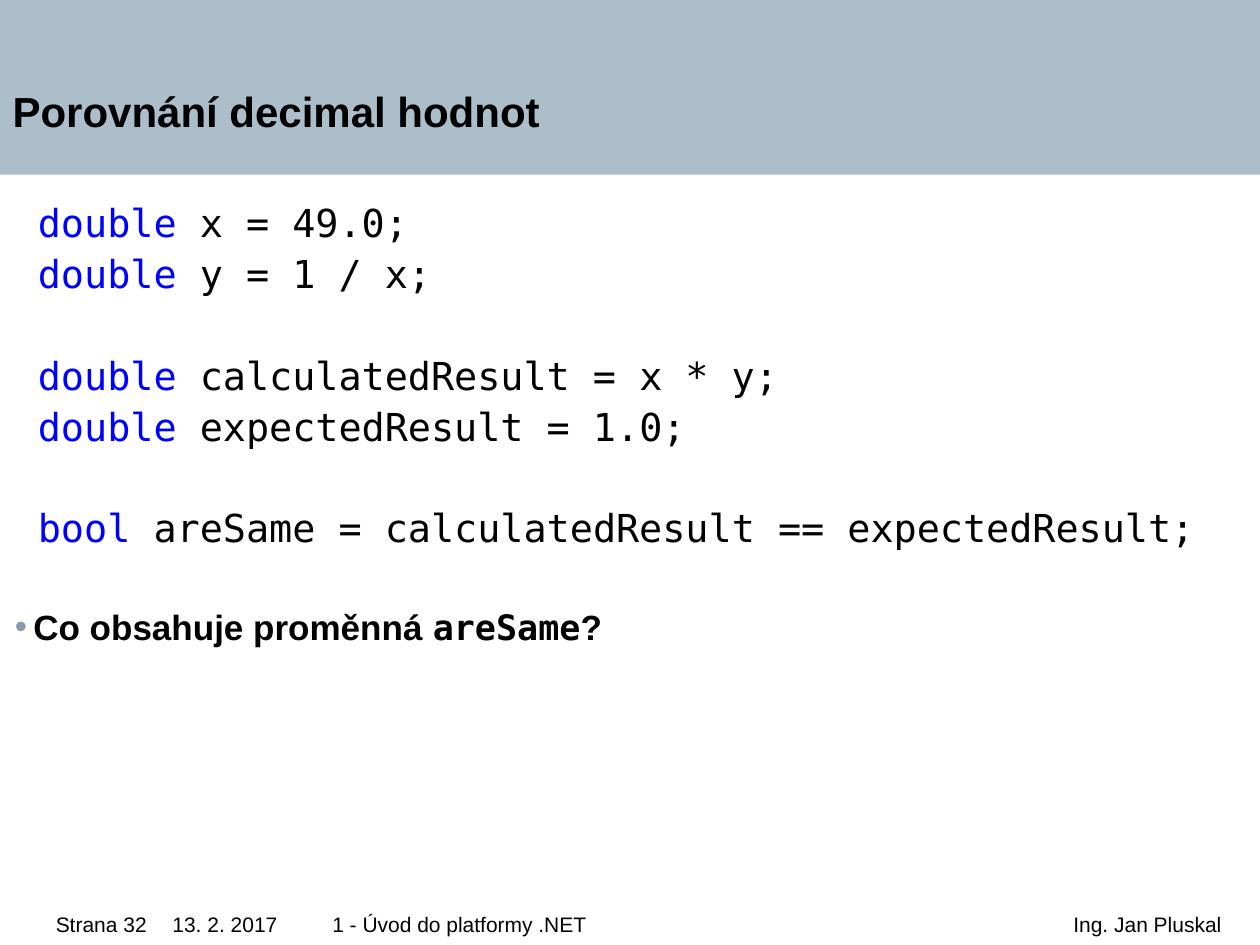
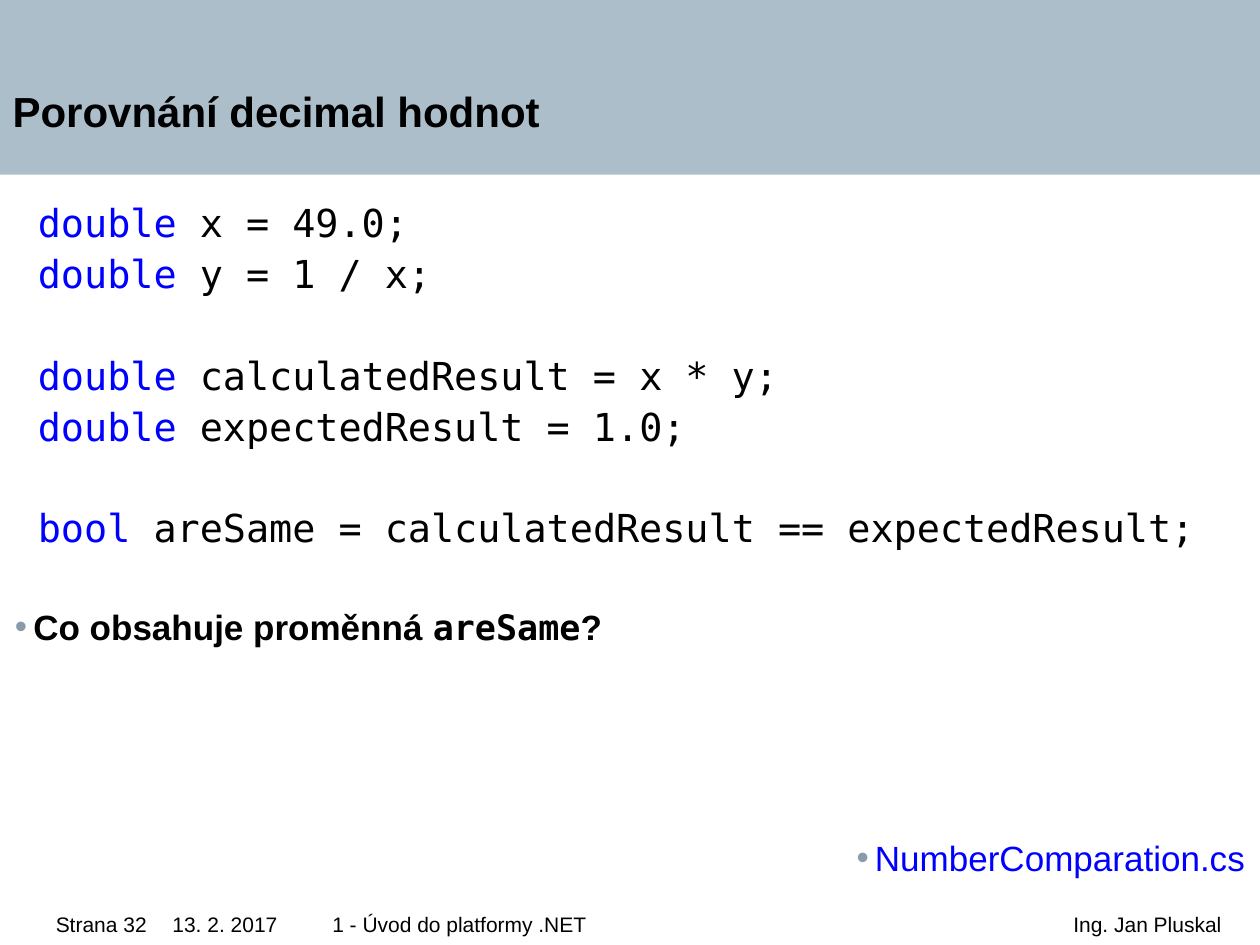
Before and after one commit to tajpo/fitiw5, a slide deck: slide 32 of Lectures/IW5-01-Uvod_do_platformy_NET_zklady_C#.pptx. Drawn at 1260x945 pixels with LibreOffice and Linux fonts; fonts in the diff are those of the drawing; background and template pictures are left out. Boxes give left, top, right and bottom in pixels: in the first picture for what was removed or moved away, otherwise in the second. Text is boxed around its words. In the diff, an @@ line names an element or a change of style, - is before the commit and + after.

```diff
--- a/Lectures/IW5-01-Uvod_do_platformy_NET_zklady_C#.pptx
+++ b/Lectures/IW5-01-Uvod_do_platformy_NET_zklady_C#.pptx
@@ text at [875, 845, 1245, 877]: paragraph added @@
+  • NumberComparation.cs
```
Also in this commit, not shown: 6 other slides changed, 3 other files.
